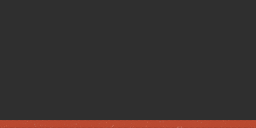
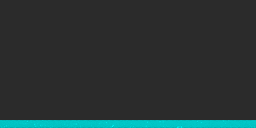
Two versions of the same layered image (256 x 128). Layer-by-layer changes:
painted on "Capa 0" over (0, 120, 256, 128)
painted on "Capa 1" over (0, 0, 256, 128)
